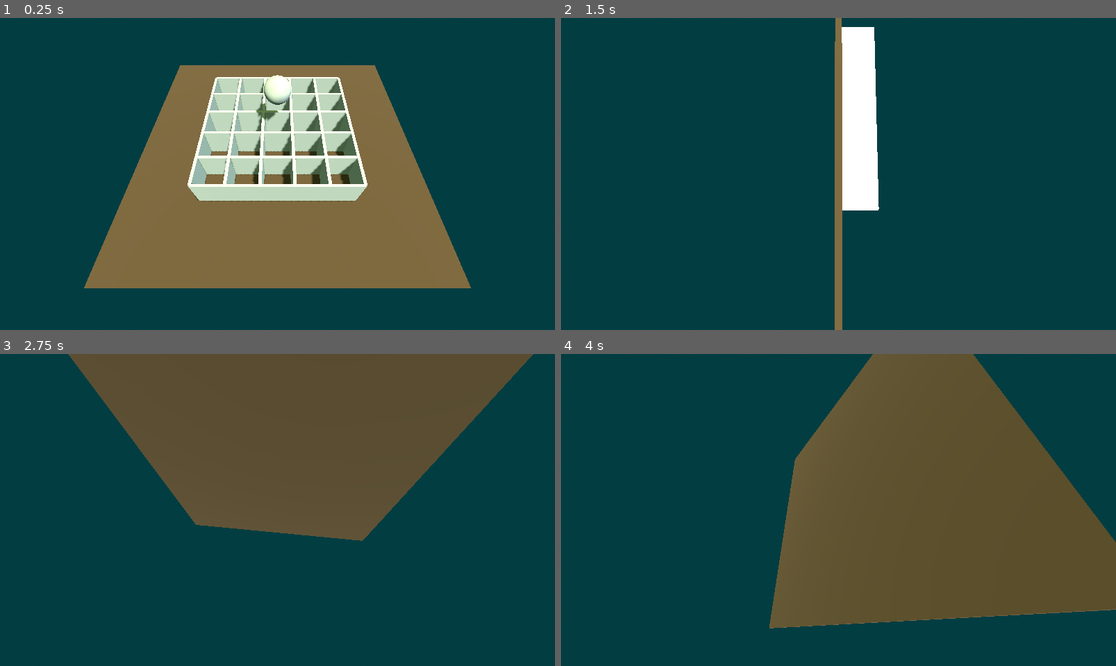
Above: before the commit, frames 1-4 (two rows, left to right).
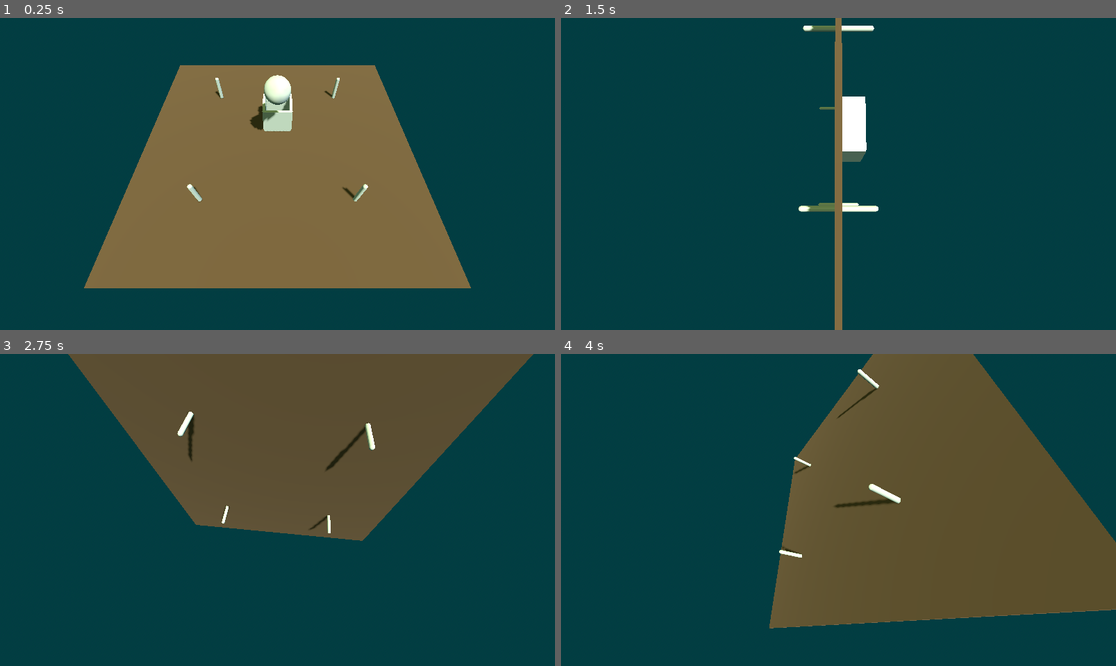
Above: after the commit, the same moments.

Repository: unblinky/gravity-guru
Game: Godot game, scene res://Main/Main.tscn
Two runs of this game, one before a commit and one after it. Both use one fixed random seed, a clock stepped at 60 frames per second and the inputs below.
Inputs:
- Up to frame 1 (0.25 s): no input
- Up to frame 2 (1.5 s): hold D (tilt_right) 0.53-1.28 s; hold S (tilt_back) from 1.28 s (still down)
- Up to frame 3 (2.75 s): release S (tilt_back) at 2.03 s; hold D (tilt_right) from 2.03 s (still down)
- Up to frame 4 (4 s): release D (tilt_right) at 2.78 s; hold W (tilt_forward) 2.78-3.53 s; hold A (tilt_left) from 3.53 s (still down)

The runs differ from the first frame. In frame 1, 9.6% of the frame differs, in the area x 33-67%, y 18-59%; in frame 2, 3.1%; in frame 3, 0.5%; in frame 4, 0.5%.

Commit message:
Exploring patterns: Rooms / Walls. Auto-gen started.

Diff:
--- a/Code/Ball/Ball.tscn
+++ b/Code/Ball/Ball.tscn
@@ -8,6 +8,7 @@
 height = 0.8
 
 [node name="Ball" type="RigidBody3D" unique_id=293667383]
+can_sleep = false
 
 [node name="CollisionShape3D" type="CollisionShape3D" parent="." unique_id=1558551002]
 shape = SubResource("SphereShape3D_uk1te")
--- a/Code/Main/Main.gd
+++ b/Code/Main/Main.gd
@@ -1,2 +1,7 @@
 extends Node
 class_name Main
+
+func _process(delta: float) -> void:
+	if Input.is_action_just_pressed("pause"):
+		# TODO: Needs a menu...
+		get_tree().quit()
--- a/Code/Maze/Maze.gd
+++ b/Code/Maze/Maze.gd
@@ -3,10 +3,8 @@
 
 const ROOM = preload("res://Room/Room.tscn")
 
-
 func _ready() -> void:
 	generate(5, 5)
-
 
 func _process(delta: float) -> void:
 	if Input.is_action_pressed("tilt_left"):
@@ -17,16 +15,73 @@
 		rotation_degrees.x -= 2.0
 	if Input.is_action_pressed("tilt_back"):
 		rotation_degrees.x += 2.0
-		#rotate(Vector3.FORWARD, 1.5)
+
+
+# Returns Grid Coords for the next room to spawn.
+# TODO: Validate the room / wall.
+func pick_a_direction() -> Vector2i:
+	var rando: int = randi_range(0, 3)
+
+	match rando:
+		0:
+			return Vector2i.LEFT
+		1:
+			return Vector2i.RIGHT
+		2:
+			return Vector2i.UP
+		3:
+			return Vector2i.DOWN
+
+	return Vector2i.ZERO
 
 
 func generate(columns: int, rows: int):
 	var x_offset: float = (columns - 1) / 2.0
 	var z_offset: float = (rows - 1) / 2.0
 
-	for row in rows:
-		for column in columns:
-			var room: Room = ROOM.instantiate()
-			room.position.x = column - x_offset
-			room.position.z = row - z_offset
-			add_child(room)
+	#var rando_x = 2 # randi_range(0, columns - 1)
+	#var rando_z = 1 # randi_range(0, rows - 1)
+	var current_position: Vector2i = Vector2i(2, 1)
+
+	# First Random Room
+	var room: Room = ROOM.instantiate()
+	room.position.x = current_position.x - x_offset
+	room.position.z = current_position.y - z_offset
+	add_child(room)
+
+
+	var total_rooms: int = columns * rows
+
+	for r in total_rooms:
+		await get_tree().create_timer(0.4).timeout
+
+		var next_direction: Vector2i = pick_a_direction()
+
+		# Second Random Room
+		room = ROOM.instantiate()
+		room.position.x = current_position.x + next_direction.x - x_offset
+		room.position.z = current_position.y + next_direction.y - z_offset
+		add_child(room)
+
+		match next_direction:
+			Vector2i.LEFT:
+				room.remove_wall(Room.Direction.RIGHT)
+			Vector2i.RIGHT:
+				room.remove_wall(Room.Direction.LEFT)
+			Vector2i.UP:
+				room.remove_wall(Room.Direction.FORWARD)
+			Vector2i.DOWN:
+				room.remove_wall(Room.Direction.BACK)
+
+		current_position += next_direction
+
+
+
+
+	# Grid success.
+	#for row in rows:
+		#for column in columns:
+			#var room: Room = ROOM.instantiate()
+			#room.position.x = column - x_offset
+			#room.position.z = row - z_offset
+			#add_child(room)
--- a/Code/Maze/Maze.tscn
+++ b/Code/Maze/Maze.tscn
@@ -11,6 +11,9 @@
 [sub_resource type="BoxMesh" id="BoxMesh_d5g1r"]
 size = Vector3(10, 0.1, 10)
 
+[sub_resource type="CapsuleMesh" id="CapsuleMesh_d5g1r"]
+radius = 0.071
+
 [node name="Maze" type="Node3D" unique_id=1318115514]
 script = ExtResource("1_d5g1r")
 
@@ -22,3 +25,19 @@
 [node name="Graphics" type="MeshInstance3D" parent="Floor" unique_id=603071914]
 material_override = SubResource("StandardMaterial3D_r14sl")
 mesh = SubResource("BoxMesh_d5g1r")
+
+[node name="MeshInstance3D" type="MeshInstance3D" parent="." unique_id=483340067]
+transform = Transform3D(1, 0, 0, 0, 1, 0, 0, 0, 1, -2.5, 0, -2.5)
+mesh = SubResource("CapsuleMesh_d5g1r")
+
+[node name="MeshInstance3D2" type="MeshInstance3D" parent="." unique_id=8857164]
+transform = Transform3D(1, 0, 0, 0, 1, 0, 0, 0, 1, 2.5, 0, -2.5)
+mesh = SubResource("CapsuleMesh_d5g1r")
+
+[node name="MeshInstance3D3" type="MeshInstance3D" parent="." unique_id=867068381]
+transform = Transform3D(1, 0, 0, 0, 1, 0, 0, 0, 1, 2.5, 0, 2.5)
+mesh = SubResource("CapsuleMesh_d5g1r")
+
+[node name="MeshInstance3D4" type="MeshInstance3D" parent="." unique_id=294384054]
+transform = Transform3D(1, 0, 0, 0, 1, 0, 0, 0, 1, -2.5, 0, 2.5)
+mesh = SubResource("CapsuleMesh_d5g1r")
--- a/Code/Room/Room.gd
+++ b/Code/Room/Room.gd
@@ -1,10 +1,30 @@
 extends Node3D
 class_name Room
 
+@onready var left_wall: Wall = $LeftWall
+@onready var right_wall: Wall = $RightWall
+@onready var forward_wall: Wall = $ForwardWall
+@onready var back_wall: Wall = $BackWall
 
-func _ready() -> void:
-	pass # Replace with function body.
+enum Direction {
+	LEFT,
+	RIGHT,
+	FORWARD,
+	BACK
+}
 
 
-func _process(delta: float) -> void:
-	pass
+# TODO: Wall logic & bounds.
+
+
+# Hide, dissable a wall.
+func remove_wall(direction: Direction):
+	match direction:
+		Direction.LEFT:
+			left_wall.disable()
+		Direction.RIGHT:
+			right_wall.disable()
+		Direction.FORWARD:
+			forward_wall.disable()
+		Direction.BACK:
+			back_wall.disable()
--- a/Code/Room/Room.tscn
+++ b/Code/Room/Room.tscn
@@ -1,19 +1,19 @@
 [gd_scene format=3 uid="uid://bp1e1efmmo45n"]
 
-[ext_resource type="PackedScene" uid="uid://dq67l2jol32j2" path="res://Room/assets/wall.tscn" id="1_63o6j"]
+[ext_resource type="PackedScene" uid="uid://dq67l2jol32j2" path="res://Wall/Wall.tscn" id="1_63o6j"]
 [ext_resource type="Script" uid="uid://cihklknh5hbs4" path="res://Room/Room.gd" id="1_fn5ws"]
 
 [node name="Room" type="Node3D" unique_id=12264061]
 script = ExtResource("1_fn5ws")
+
+[node name="LeftWall" parent="." unique_id=1785803726 instance=ExtResource("1_63o6j")]
+transform = Transform3D(-4.371139e-08, 0, -1, 0, 1, 0, 1, 0, -4.371139e-08, -0.5, 0, -2.9802322e-08)
+
+[node name="RightWall" parent="." unique_id=1385341587 instance=ExtResource("1_63o6j")]
+transform = Transform3D(-4.371139e-08, 0, -1, 0, 1, 0, 1, 0, -4.371139e-08, 0.5, 0, 2.1855694e-08)
 
 [node name="ForwardWall" parent="." unique_id=204456902 instance=ExtResource("1_63o6j")]
 transform = Transform3D(1, 0, 0, 0, 1, 0, 0, 0, 1, 0, 0, -0.5)
 
 [node name="BackWall" parent="." unique_id=72733083 instance=ExtResource("1_63o6j")]
 transform = Transform3D(1, 0, 0, 0, 1, 0, 0, 0, 1, 0, 0, 0.5)
-
-[node name="RightWall" parent="." unique_id=1385341587 instance=ExtResource("1_63o6j")]
-transform = Transform3D(-4.371139e-08, 0, -1, 0, 1, 0, 1, 0, -4.371139e-08, 0.5, 0, 2.1855694e-08)
-
-[node name="LeftWall" parent="." unique_id=1785803726 instance=ExtResource("1_63o6j")]
-transform = Transform3D(-4.371139e-08, 0, -1, 0, 1, 0, 1, 0, -4.371139e-08, -0.5, 0, -2.1855694e-08)
--- /dev/null
+++ b/Code/Wall/Wall.gd
@@ -0,0 +1,9 @@
+extends StaticBody3D
+class_name Wall
+
+@onready var collider: CollisionShape3D = $Collider
+@onready var graphics: MeshInstance3D = $Graphics
+
+func disable():
+	graphics.hide()
+	collider.disabled = true
--- a/Code/Room/assets/wall.tscn
+++ b/Code/Wall/Wall.tscn
@@ -1,4 +1,6 @@
 [gd_scene format=3 uid="uid://dq67l2jol32j2"]
+
+[ext_resource type="Script" uid="uid://ch3vlmjv5hero" path="res://Wall/Wall.gd" id="1_11sgl"]
 
 [sub_resource type="BoxShape3D" id="BoxShape3D_d5g1r"]
 size = Vector3(1, 1, 0.1)
@@ -7,8 +9,9 @@
 size = Vector3(1, 1, 0.1)
 
 [node name="Wall" type="StaticBody3D" unique_id=204456902]
+script = ExtResource("1_11sgl")
 
-[node name="CollisionShape3D" type="CollisionShape3D" parent="." unique_id=672469134]
+[node name="Collider" type="CollisionShape3D" parent="." unique_id=672469134]
 transform = Transform3D(1, 0, 0, 0, 1, 0, 0, 0, 1, 0, 0.5, 0)
 shape = SubResource("BoxShape3D_d5g1r")
 
Not shown, added: Code/Wall/Wall.gd.uid
Not shown, removed: Art/GDD.blend
Not shown, added: Docs/.README.md.kate-swp
Not shown, added: Docs/GDD.blend
Not shown, added: Docs/README.md
